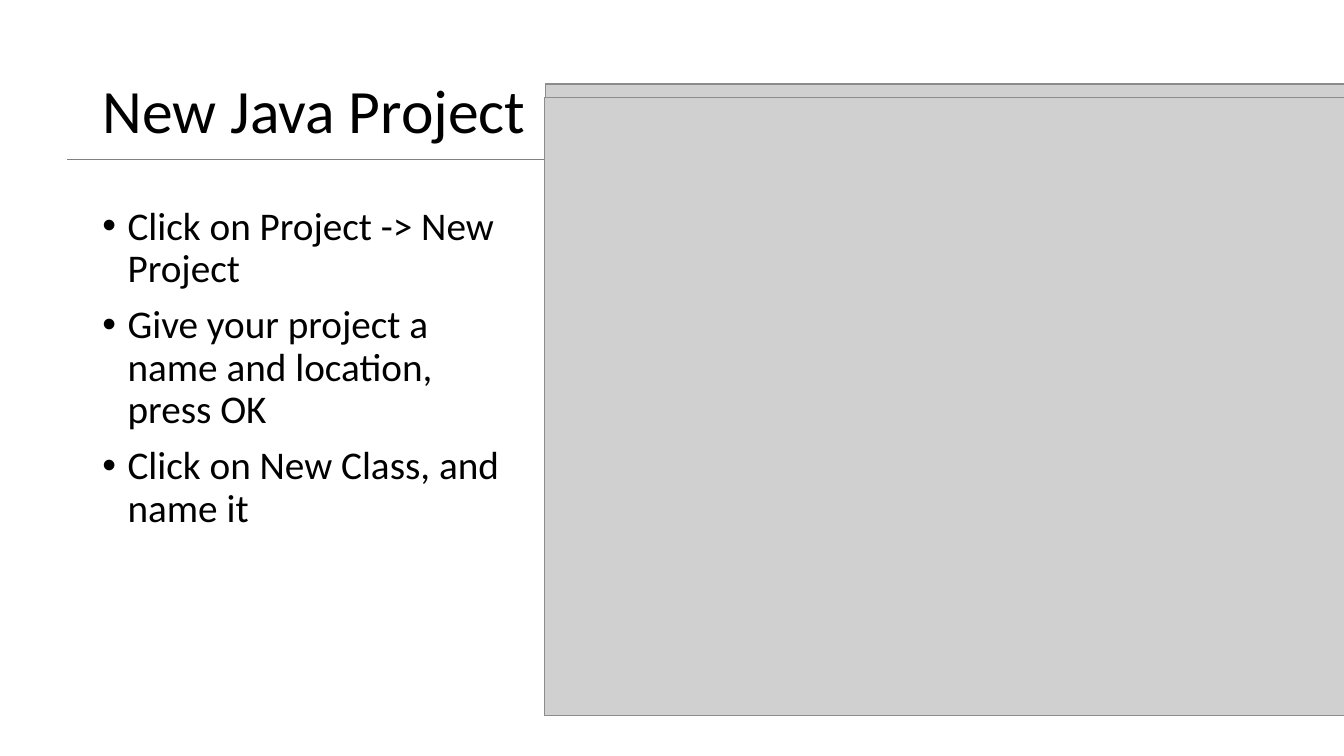
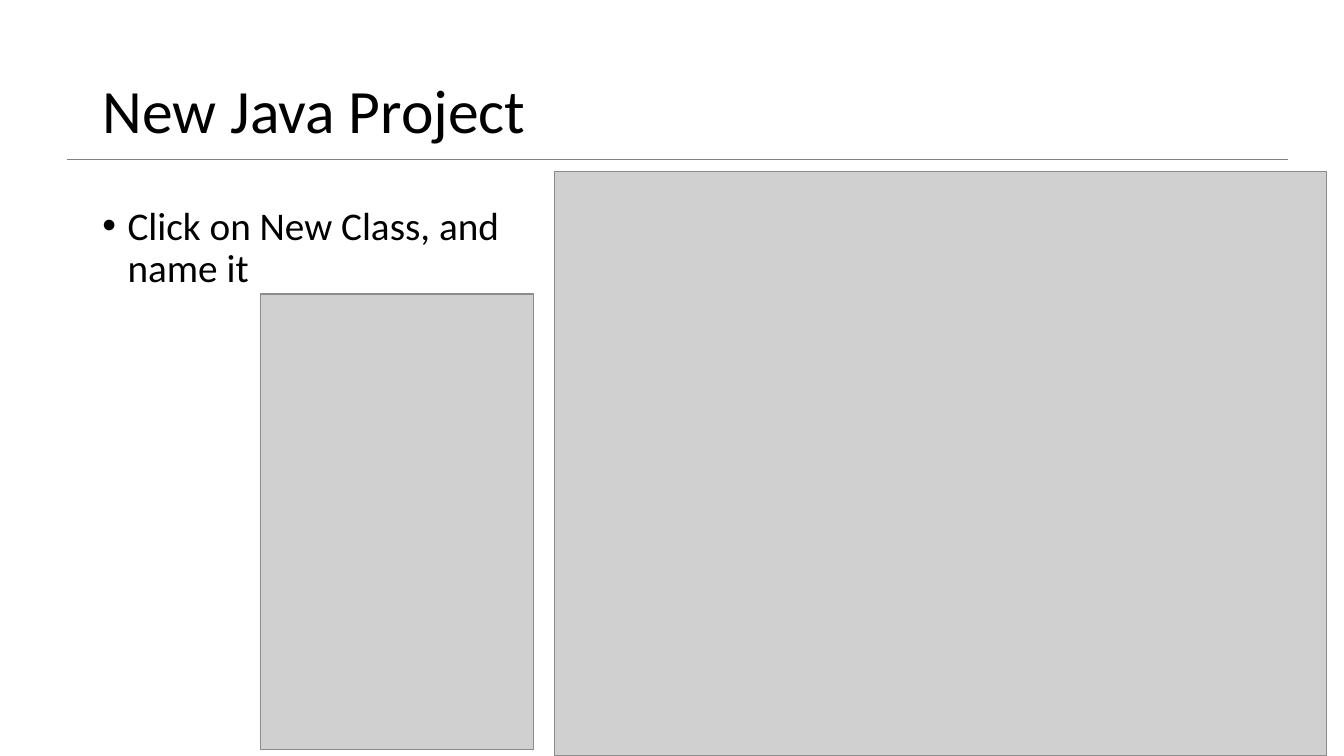
Before and after one commit to Programming-Fundamentals-SETU/prog-fund-1-sept-25, a slide deck: slide 12 of topic01-objects-and-classes/unit-1/talk-1-bluej/getting-started-bluej.pptx (slide 10 before the commit). Drawn at 1344x756 pixels with LibreOffice and Linux fonts; fonts in the diff are those of the drawing; grey boxes stand for pictures. Boxes give left, top, right and bottom in pixels: in the first picture for what was removed or moved away, otherwise in the second. Text is boxed around its words. In the diff, an @@ line names an element or a change of style, - is before the commit and + after.

```diff
--- a/topic01-objects-and-classes/unit-1/talk-1-bluej/getting-started-bluej.pptx
+++ b/topic01-objects-and-classes/unit-1/talk-1-bluej/getting-started-bluej.pptx
@@ picture removed at [546,84,1344,700] @@
@@ picture: place and size @@
-picture at [544,97,1344,716]
+picture at [555,171,1328,756]
@@ text at [128,212,494,430]: paragraphs removed @@
-• Click on Project -> New Project
-• Give your project a name and location, press OK
@@ picture added at [260,294,533,750] @@
```
Also in this commit, not shown: 2 slides added, 5 other files.
